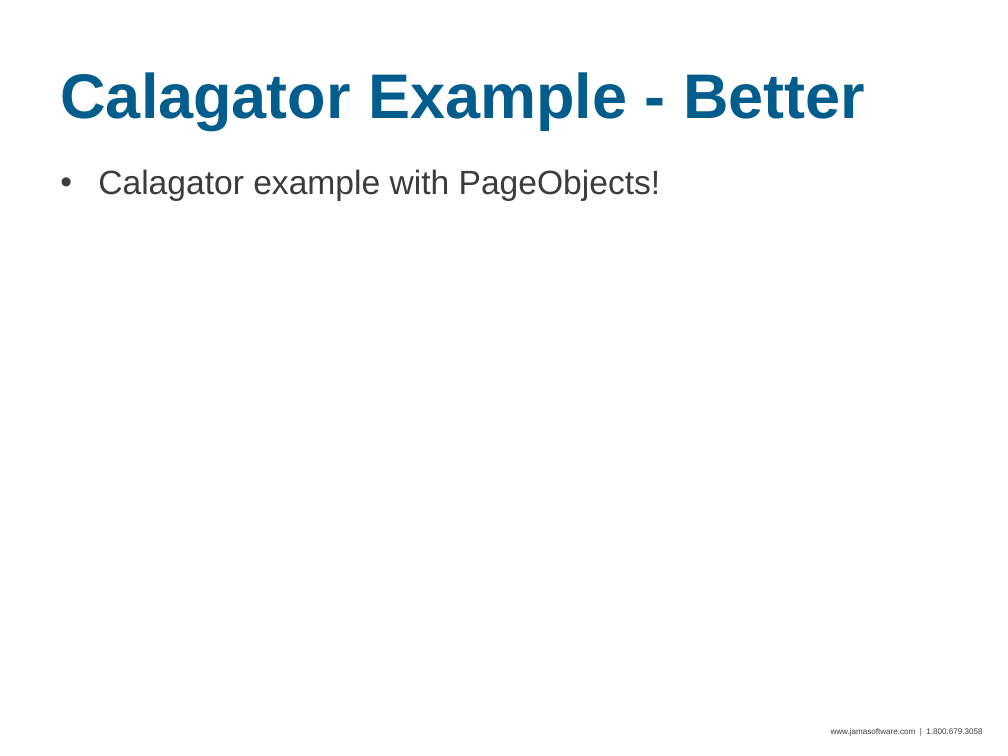
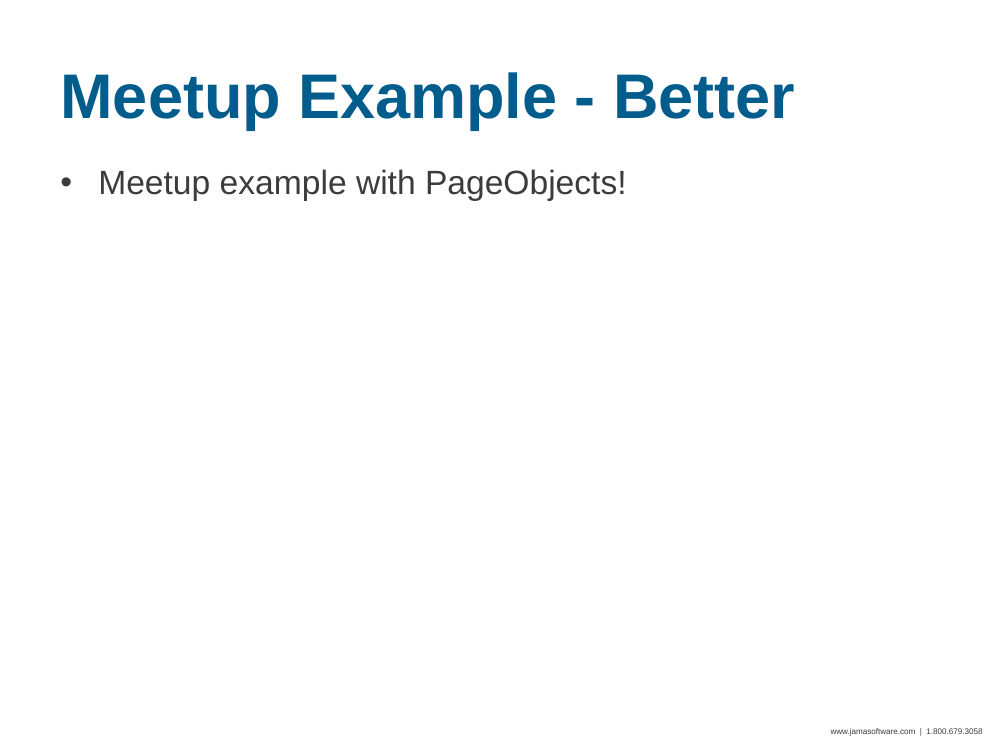
Before and after one commit to seanadkinson/webdriver-examples, a slide deck: slide 30 of slides.pptx (slide 28 before the commit). Drawn at 1008x756 pixels with LibreOffice and Linux fonts; fonts in the diff are those of the drawing; background and template pictures are left out. Boxes give left, top, right and bottom in pixels: in the first picture for what was removed or moved away, otherwise in the second. Text is boxed around its words. In the diff, an @@ line names an element or a change of style, - is before the commit and + after.

Commit message:
Bettered the page elements a bit

```diff
--- a/slides.pptx
+++ b/slides.pptx
@@ title at [60,72,795,129]: text changed @@
-Calagator Example - Better
+Meetup Example - Better
@@ text at [98,169,627,201]: text changed @@
-• Calagator example with PageObjects!
+• Meetup example with PageObjects!
```
Also in this commit, not shown: 5 other files.
